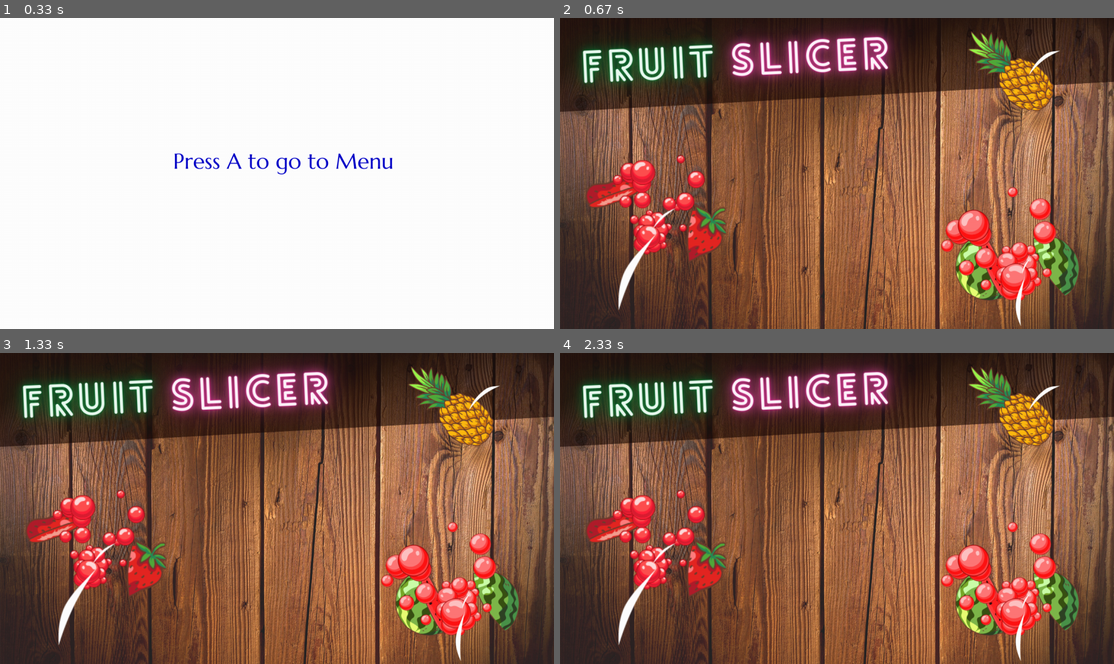
Above: before the commit, frames 1-4 (two rows, left to right).
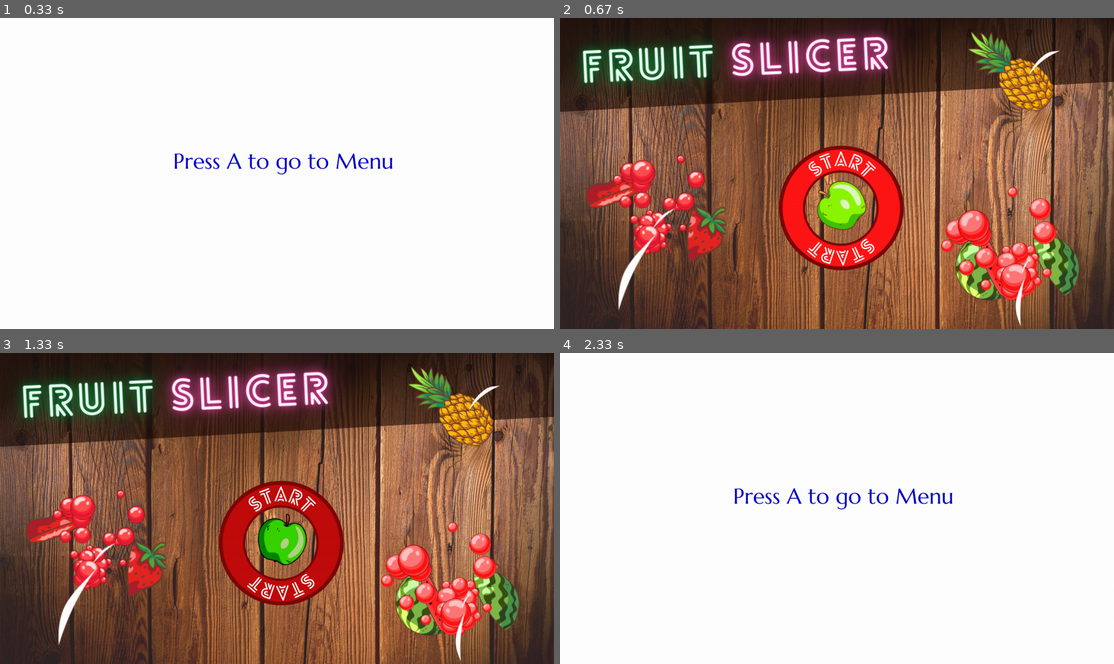
Above: after the commit, the same moments.

Repository: SahilHalday007/OpenCV_game_development
Game: pygame game, started from Projects/Fruit Ninja/Game.py
Same seed, same stepped clock (60 frames per second), same inputs: the game is played once before the commit and once after it.
Inputs (mouse positions are in pixels of both pictures, inside the frame that each line leads up to):
- Up to frame 1 (0.33 s): no input
- Up to frame 2 (0.67 s): tap A at 0.33 s
- Up to frame 3 (1.33 s): click (282, 542) at 0.72 s; tap A at 1 s
- Up to frame 4 (2.33 s): click (920, 399) at 1.38 s; click (903, 536) at 2.28 s

Frame 1 is identical in both runs. In frame 2, 5.9% of the frame differs, in the area x 39-62%, y 41-82%; in frame 3, 5.9%; in frame 4, 99%, in the area x 0-100%, y 0-100%.

Commit message:
updated menu.py

Diff:
--- a/Projects/Fruit Ninja/Game.py
+++ b/Projects/Fruit Ninja/Game.py
@@ -9,7 +9,7 @@
     width, height = 1280, 720
 
     window = pygame.display.set_mode((width, height))
-    pygame.display.set_caption("My awesome game")
+    pygame.display.set_caption("Fruit Ninja")
 
     fps = 30
     clock = pygame.time.Clock()
--- a/Projects/Fruit Ninja/Menu.py
+++ b/Projects/Fruit Ninja/Menu.py
@@ -33,12 +33,14 @@
             if event.type == pygame.QUIT:
                 start = False
                 pygame.quit()
-            if event.type == pygame.KEYDOWN:
-                if event.key == pygame.K_s:
-                    Scene_Manager.open_scene("Game")
 
 
         window.blit(img_bg, (0, 0))
+        start_button.draw(window)
+
+        if start_button.state == "click":
+            Scene_Manager.open_scene("Game")
+
 
         # update window
         pygame.display.update()
